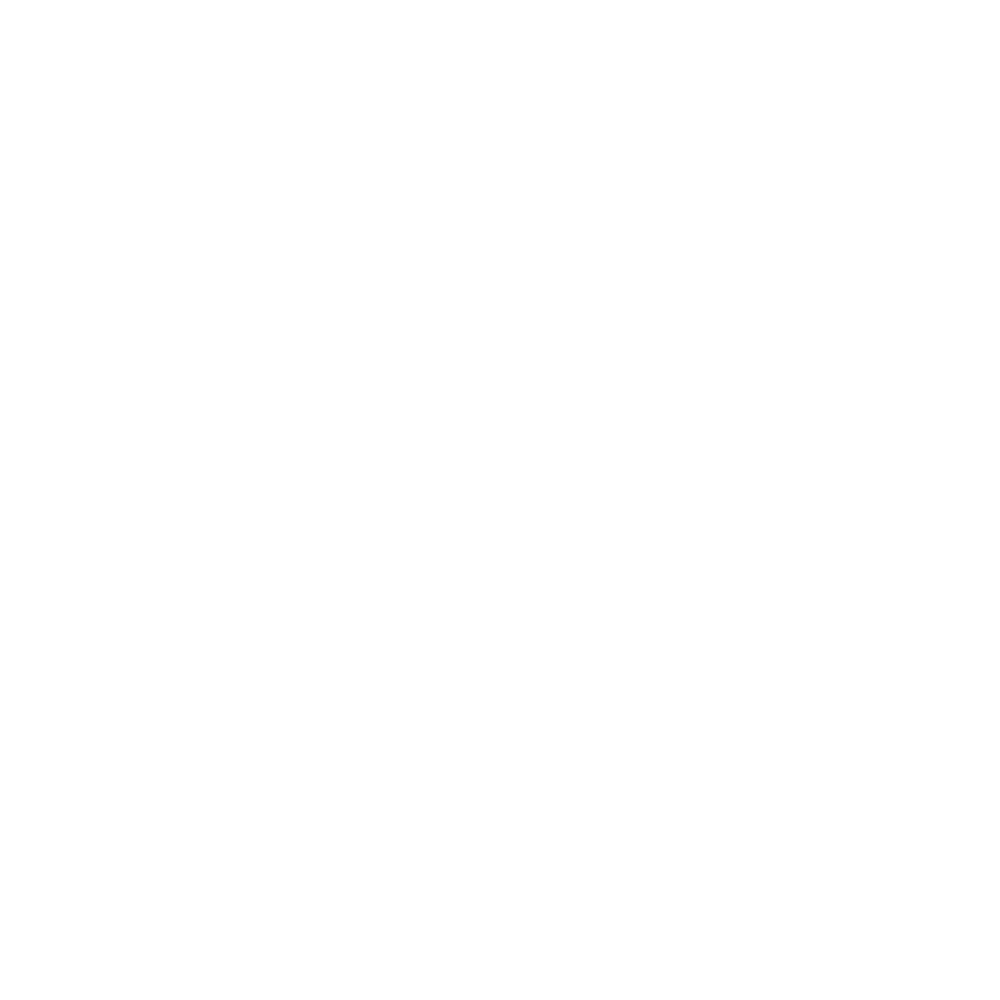
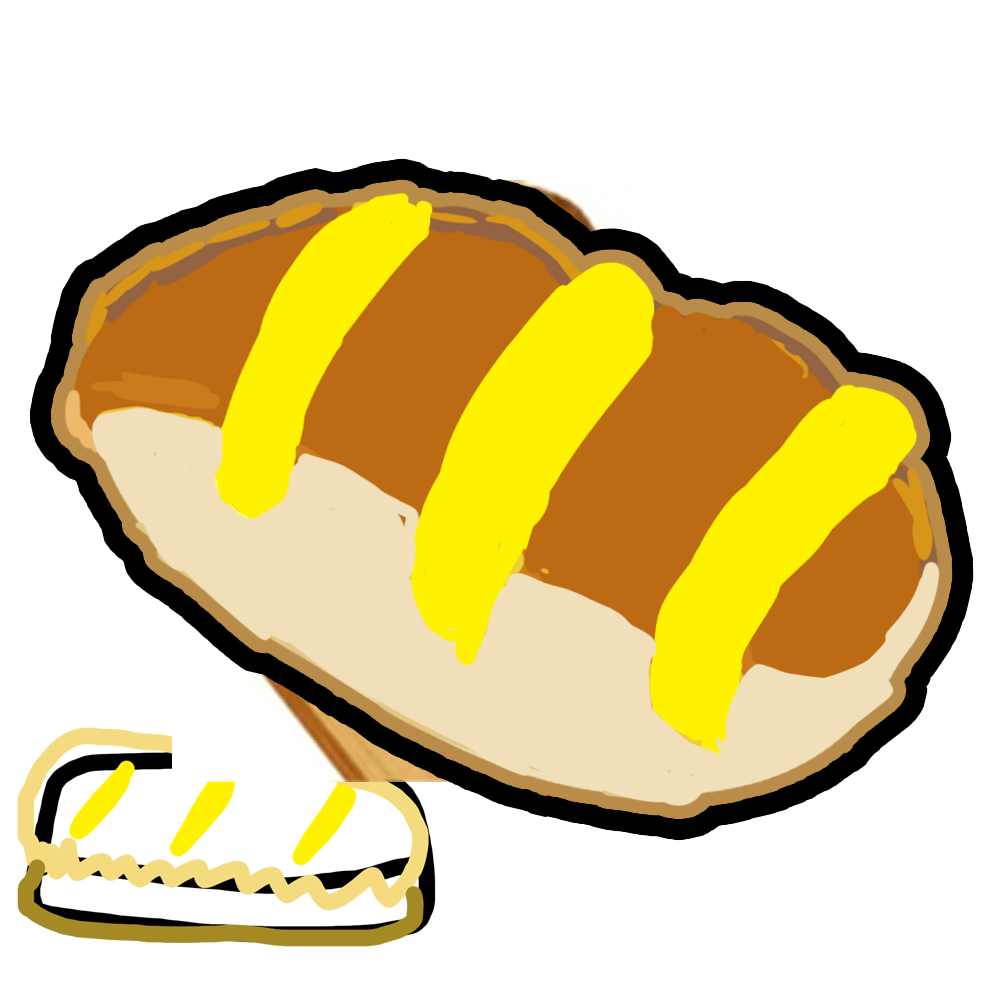
Layer changes from the first (1000, 1000) image to the second:
added group "Group 11" with 3 layers above "Agrupar 1" over [63, 192, 940, 807]
added group "Group 10" with 2 layers in group "Group 11" over [63, 192, 940, 807]
added layer "Layer 59" in group "Group 10" over [91, 192, 940, 807]
added layer "Layer 58" in group "Group 10" over [63, 197, 940, 801]
showed group "Agrupar 1" (3 layers) over [17, 158, 974, 947]
painted on "Camada 2" over [172, 180, 974, 947]
painted on "Camada 3" over [260, 158, 765, 700]
painted on "Camada 1" over [17, 290, 915, 947]
